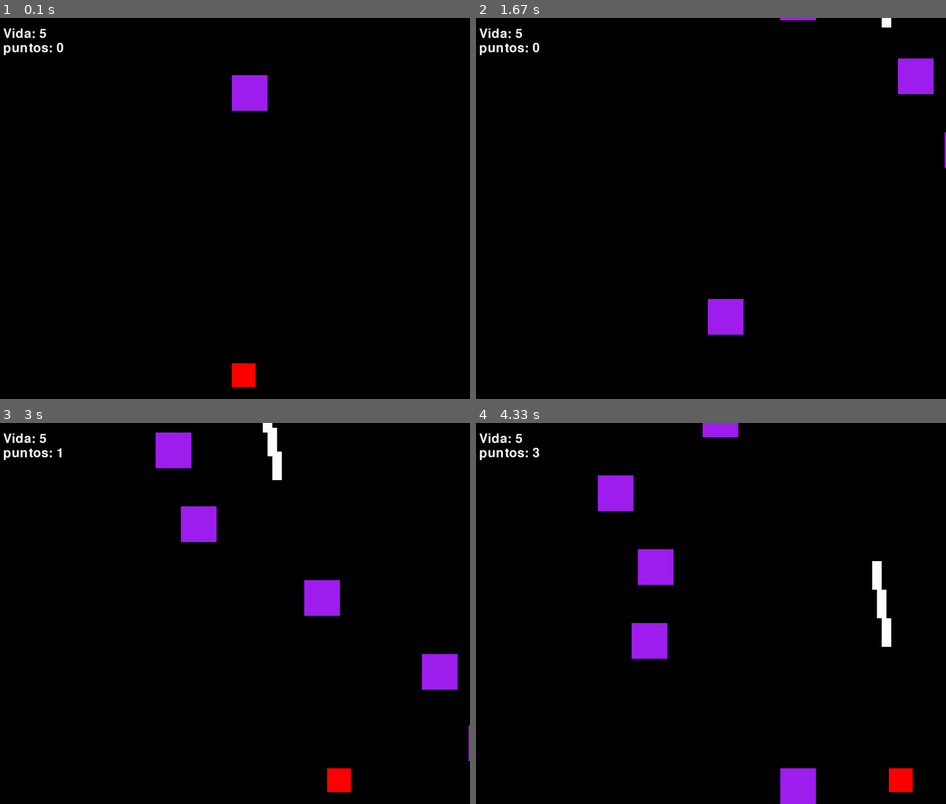
Above: before the commit, frames 1-4 (two rows, left to right).
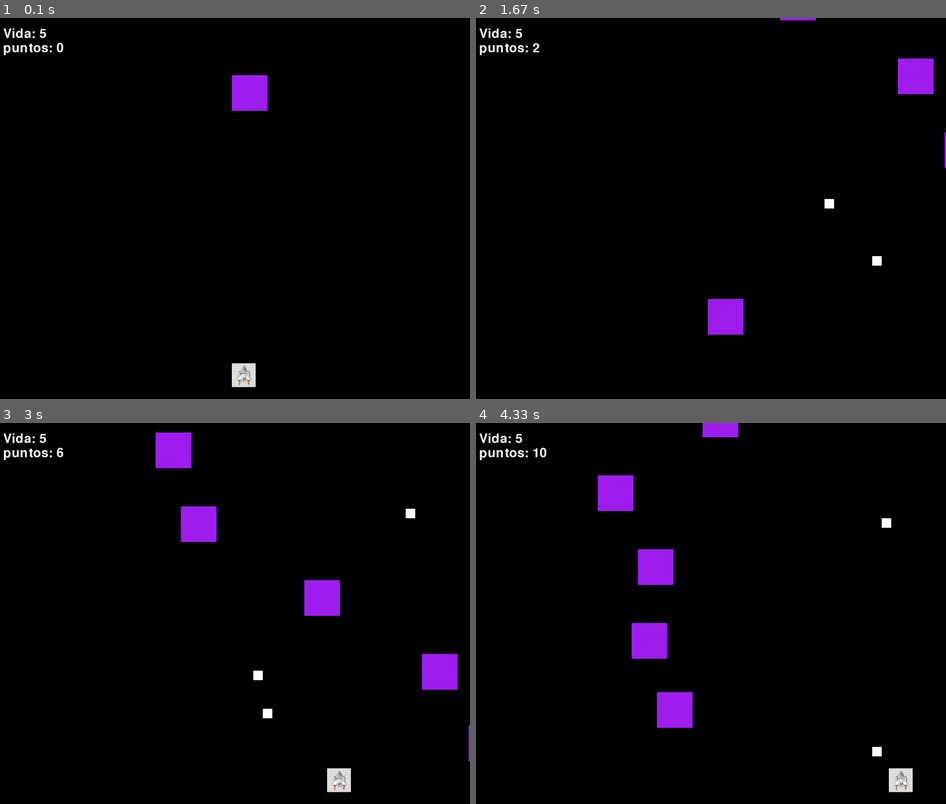
Above: after the commit, the same moments.

Repository: NataliaFonsecaF/jugo
Game: pygame game, started from pyGame1.py
Two runs of this game, one before a commit and one after it. Both use one fixed random seed, a clock stepped at 60 frames per second and the inputs below.
Inputs:
- Up to frame 1 (0.1 s): no input
- Up to frame 2 (1.67 s): tap Space at 0.33, 0.73, 1.03, 1.23, 1.53 s; hold D 0.67-1.13 s; hold D 1.17-1.63 s
- Up to frame 3 (3 s): hold A 1.67-2.2 s; tap Space at 1.73, 2.03, 2.3, 2.6, 2.73 s; hold A 2.23-2.63 s; hold D from 2.67 s (still down)
- Up to frame 4 (4.33 s): tap Space at 3.03, 3.4, 3.7, 3.9, 4.2 s; release D at 3.3 s; hold A 3.33-3.8 s; hold D 3.83-4.3 s

The runs differ from the first frame. In frame 1, 0.3% of the frame differs, in the area x 49-55%, y 90-97%; in frame 2, 0.2%; in frame 3, 0.9%; in frame 4, 2.4%, in the area x 12-93%, y 6-100%.

Commit message:
segundo commit

Diff:
--- a/enemigo.py
+++ b/enemigo.py
@@ -9,6 +9,7 @@
         self.velocidad = 5
         self.color = "purple"
         self.rect = pygame.Rect(self.x, self.y, self.ancho, self.alto)
+        self.vida = 3
 
     def dibujar (self, ventana):
         self.rect = pygame.Rect(self.x, self.y, self.ancho, self.alto)
--- a/personaje.py
+++ b/personaje.py
@@ -9,7 +9,10 @@
         self.velocidad = 10
         self.color = "red"
         self.rect = pygame.Rect(self.x, self.y, self.ancho, self.alto)
+        self.imagen = pygame.image.load("media/nave.jpg")
+        self.imagen = pygame.transform.scale(self.imagen, (self.ancho, self.alto))
 
     def dibujar (self, ventana):
         self.rect = pygame.Rect(self.x, self.y, self.ancho, self.alto)
-        pygame.draw.rect(ventana, self.color, self.rect)
+        # pygame.draw.rect(ventana, self.color, self.rect)
+        ventana.blit(self.imagen,(self.x, self.y))
--- /dev/null
+++ b/puntuaciones.txt
@@ -0,0 +1,3 @@
+ natalia- 13
+& C:/Users/nata/AppData/Local/Microsoft/WindowsApps/python3.11.exe c:/Users/nata/Documents/pyGame/pyGame1.py- 121
+& C:/Users/nata/AppData/Local/Microsoft/WindowsApps/python3.11.exe c:/Users/nata/Documents/pyGame/pyGame1.py- 73
--- a/pyGame1.py
+++ b/pyGame1.py
@@ -1,8 +1,9 @@
 import pygame
 from personaje import Cubo
 from enemigo import Enemigo
+from bala import Bala
 import random
-from bala import Bala
+
 
 pygame.init()
 
@@ -21,10 +22,15 @@
 cubo = Cubo(ANCHO/2, ALTO-75)
 enemigos = []
 balas = []
+ultima_bala = 0
+tiempo_entre_balas = 100
 enemigos.append(Enemigo(ANCHO/2,100))
 
 def crear_bala():
-    balas.append(Bala(cubo.rect.centerx,cubo.rect.centery))
+    global ultima_bala
+    if pygame.time.get_ticks() - ultima_bala > tiempo_entre_balas:
+        balas.append(Bala(cubo.rect.centerx,cubo.rect.centery))
+        ultima_bala = pygame.time.get_ticks()
 
 def gestionar_teclas(teclas):
     # if teclas[pygame.K_w]:
@@ -67,18 +73,30 @@
             vida -= 1
             print(f"te quedan {vida} vidas")
             enemigos.remove(enemigo)
-        if enemigo.y + enemigo.alto > ALTO:
+        if enemigo.y > ALTO:
             puntos +=1
             enemigos.remove(enemigo)
         for bala in balas:
-            bala.dibujar(VENTANA)
-            bala.movimiento ()
+            if pygame.Rect.colliderect(bala.rect, enemigo.rect):
+                enemigo.vida -= 1
+                balas.remove(bala)
+                puntos += 1
+        if enemigo.vida <= 0:
+            enemigos.remove(enemigo)
+
+
+    for bala in balas:
+         bala.dibujar(VENTANA)
+         bala.movimiento()
 
 
     VENTANA.blit(texto_vida, (20,20))
     VENTANA.blit(texto_puntos, (20,50))
 
     pygame.display.update()
-
+pygame.quit()
+nombre = input("introduce tu nombre: ")
+with open('puntuaciones.txt', 'a') as archivo:
+    archivo.write(f"{nombre}- {puntos}\n")
 
 quit()
Binary file added: media/enemigo.jpg
Binary file added: media/nave.jpg
